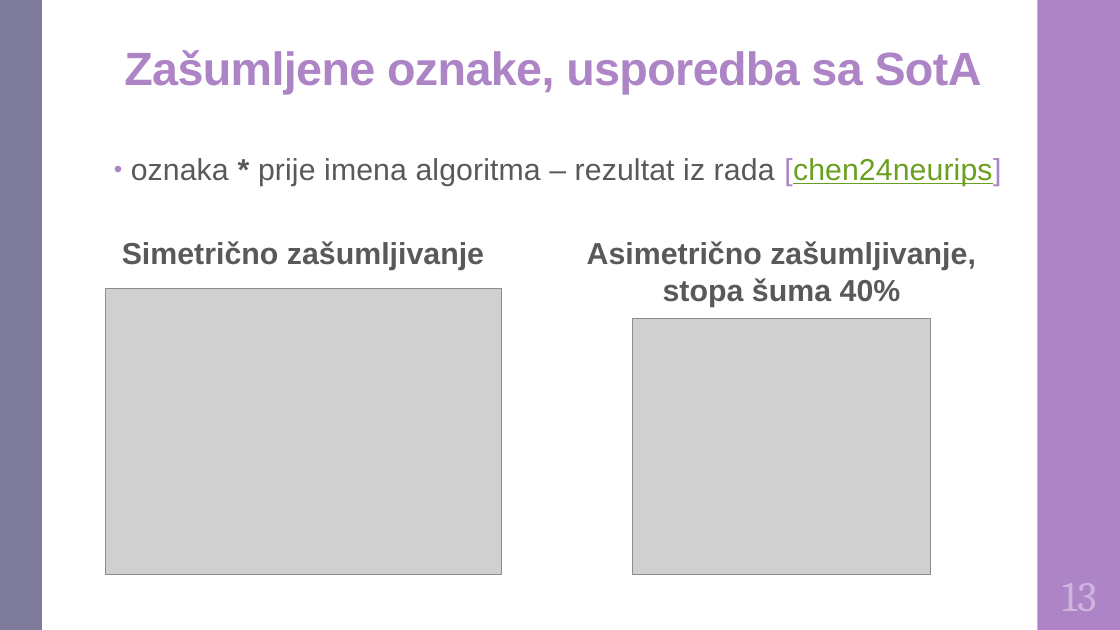
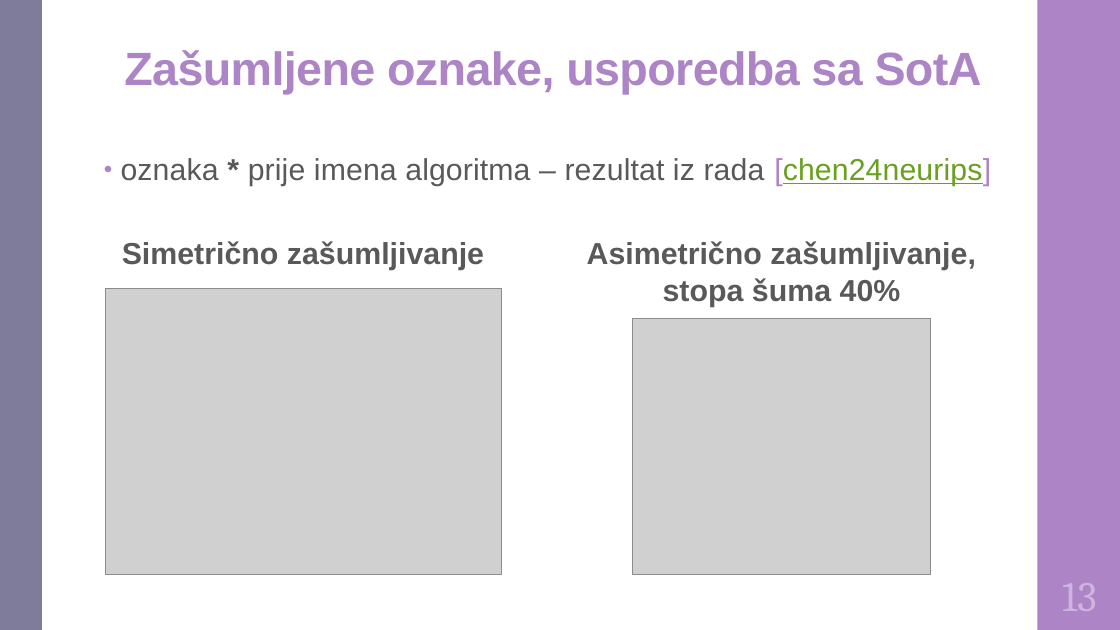
Before and after one commit to DomJamb/Diplomski-Rad-Doku, a slide deck: slide 16 of Prezentacija/Varijacijsko učenje na zašumljenim oznakama.pptx. Drawn at 1120x630 pixels with LibreOffice and Linux fonts; fonts in the diff are those of the drawing; grey boxes stand for pictures. Boxes give left, top, right and bottom in pixels: in the first picture for what was removed or moved away, otherwise in the second. Text is boxed around its words. In the diff, an @@ line names an element or a change of style, - is before the commit and + after.

```diff
--- a/Prezentacija/Varijacijsko učenje na zašumljenim oznakama.pptx
+++ b/Prezentacija/Varijacijsko učenje na zašumljenim oznakama.pptx
@@ text "oznaka * prije imena algoritma ..." moved from (x1=131, y1=158, x2=1001, y2=186) to (x1=121, y1=158, x2=991, y2=186) @@
```
Also in this commit, not shown: 5 other slides changed, 1 other file.
